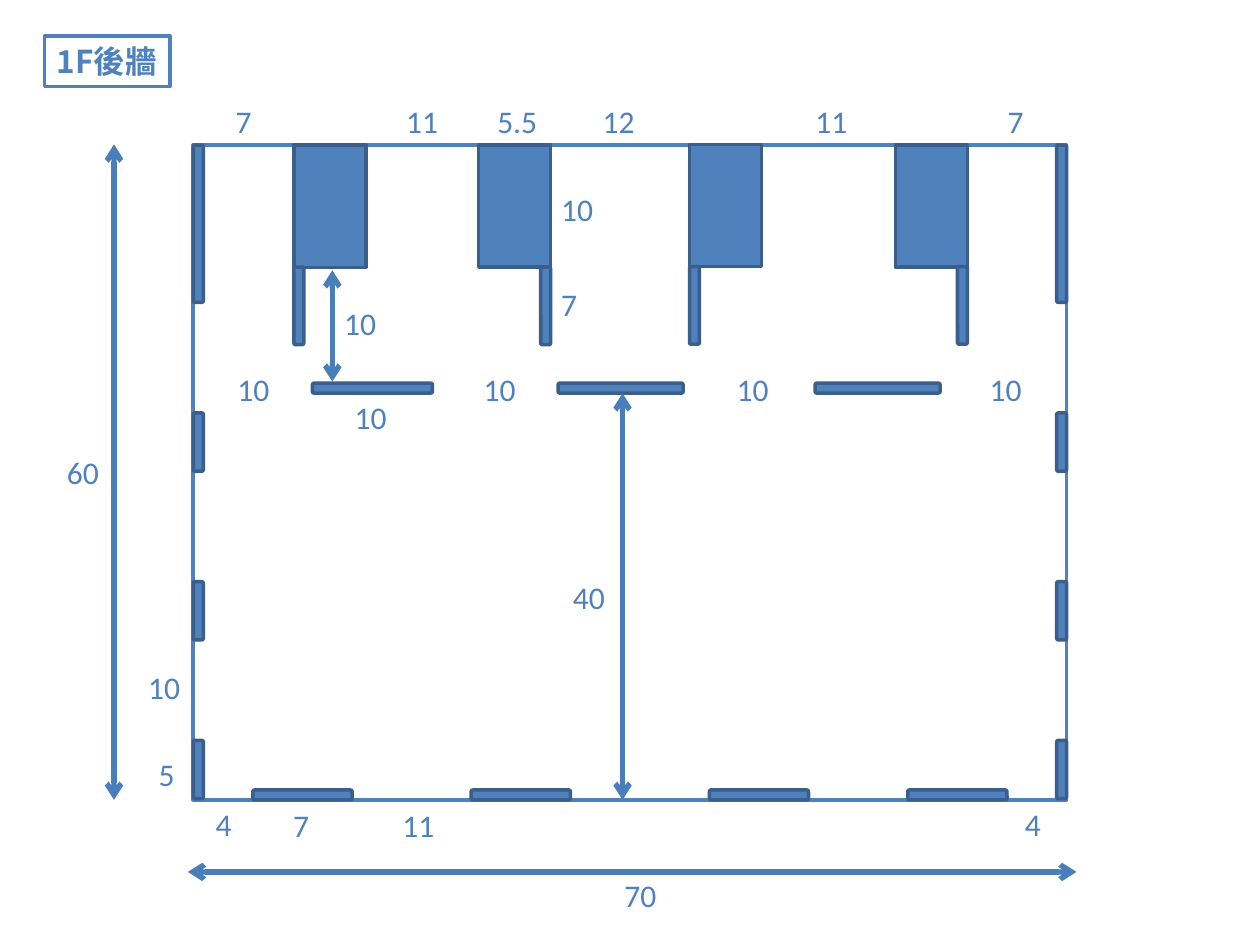
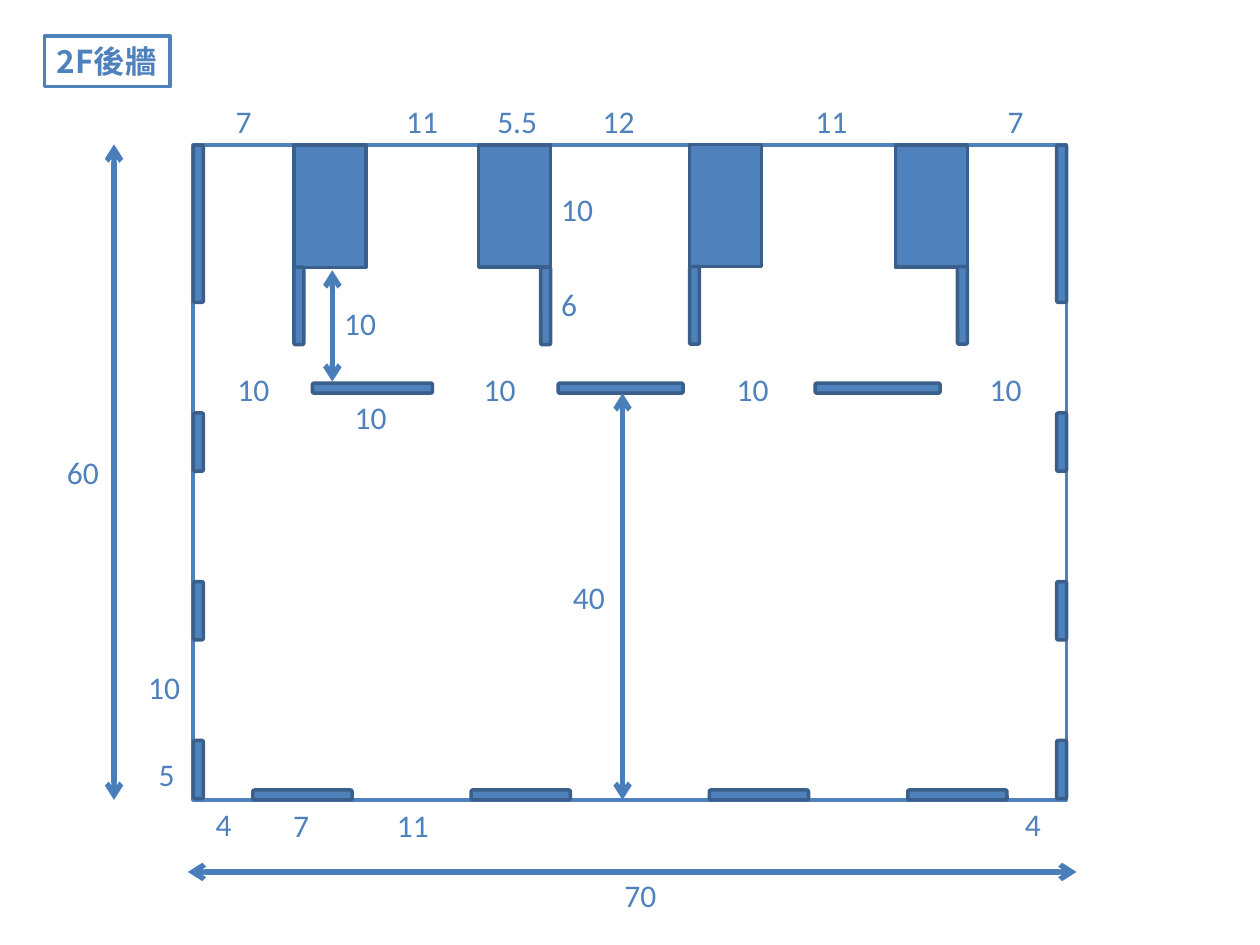
Before and after one commit to daichin/cat-house, a slide deck: slide 3 of cat_house.pptx. Drawn at 1260x945 pixels with LibreOffice and Linux fonts; fonts in the diff are those of the drawing. Boxes give left, top, right and bottom in pixels: in the first picture for what was removed or moved away, otherwise in the second. Text is boxed around its words. In the diff, an @@ line names an element or a change of style, - is before the commit and + after.

```diff
--- a/cat_house.pptx
+++ b/cat_house.pptx
@@ text in rectangle at (x1=57, y1=46, x2=157, y2=76): text changed @@
-1F後牆
+2F後牆
@@ text at (x1=561, y1=294, x2=577, y2=316): text changed @@
-7
+6
@@ text "11" moved from (x1=402, y1=816, x2=434, y2=837) to (x1=397, y1=816, x2=429, y2=837) @@
```
Also in this commit, not shown: 4 other slides changed, 12 slides added, 1 slide removed, 4 other files.
